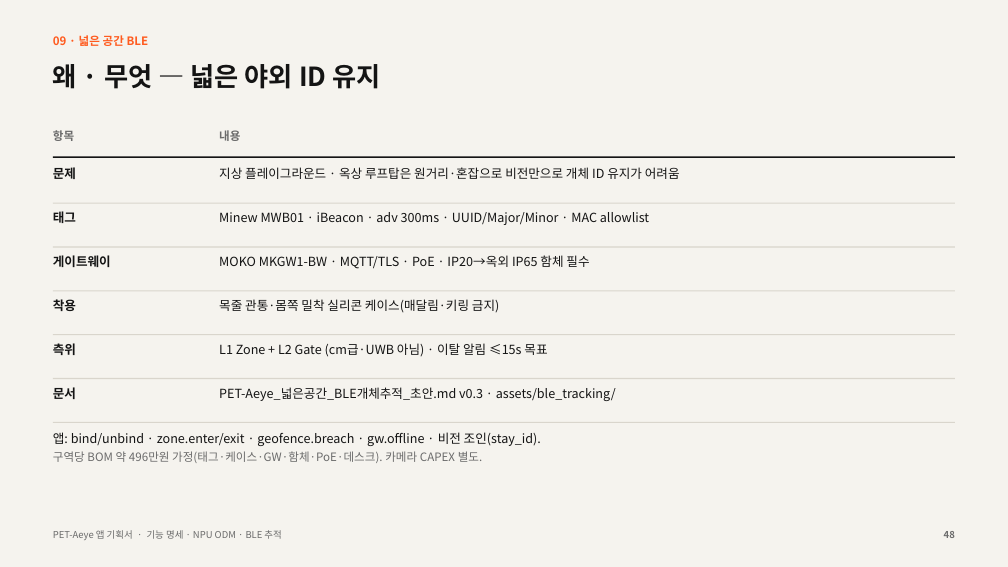
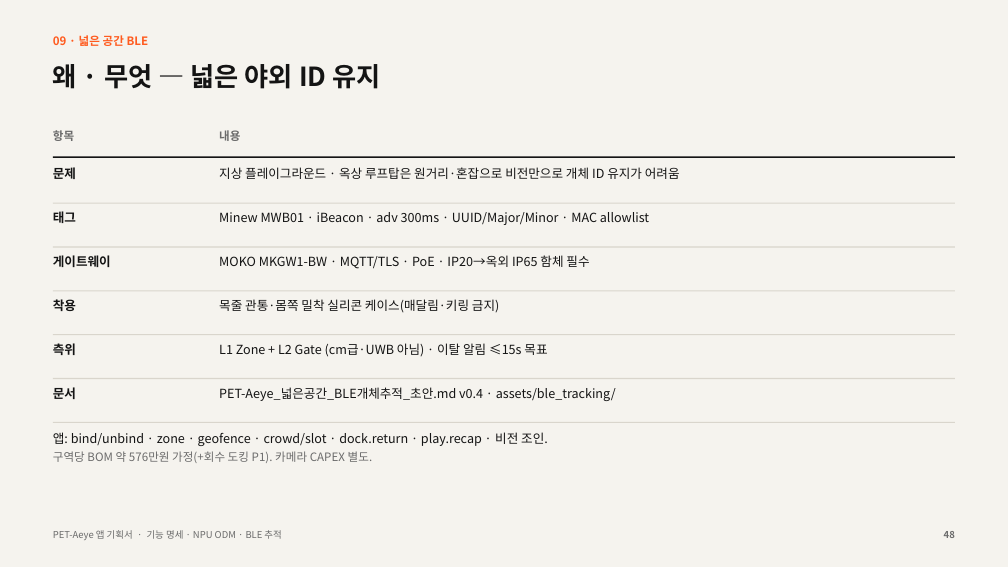
Before and after one commit to kurtkorea/pet-teamjang, a slide deck: slide 48 of doc/PLAN_PET-Aeye_apps_spec_v0.3.pptx. Drawn at 1008x567 pixels with LibreOffice and Linux fonts; fonts in the diff are those of the drawing. Boxes give left, top, right and bottom in pixels: in the first picture for what was removed or moved away, otherwise in the second. Text is boxed around its words. In the diff, an @@ line names an element or a change of style, - is before the commit and + after.

```diff
--- a/doc/PLAN_PET-Aeye_apps_spec_v0.3.pptx
+++ b/doc/PLAN_PET-Aeye_apps_spec_v0.3.pptx
@@ text at (x1=219, y1=387, x2=616, y2=401): text changed @@
-PET-Aeye_넓은공간_BLE개체추적_초안.md v0.3 · assets/ble_tracking/
+PET-Aeye_넓은공간_BLE개체추적_초안.md v0.4 · assets/ble_tracking/
@@ text at (x1=53, y1=432, x2=548, y2=463): text changed @@
-앱: bind/unbind · zone.enter/exit · geofence.breach · gw.offline · 비전 조인(stay_id).
-구역당 BOM 약 496만원 가정(태그·케이스·GW·함체·PoE·데스크). 카메라 CAPEX 별도.
+앱: bind/unbind · zone · geofence · crowd/slot · dock.return · play.recap · 비전 조인.
+구역당 BOM 약 576만원 가정(+회수 도킹 P1). 카메라 CAPEX 별도.
```
Also in this commit, not shown: 3 other slides changed, 1 slide added, 7 other files.
